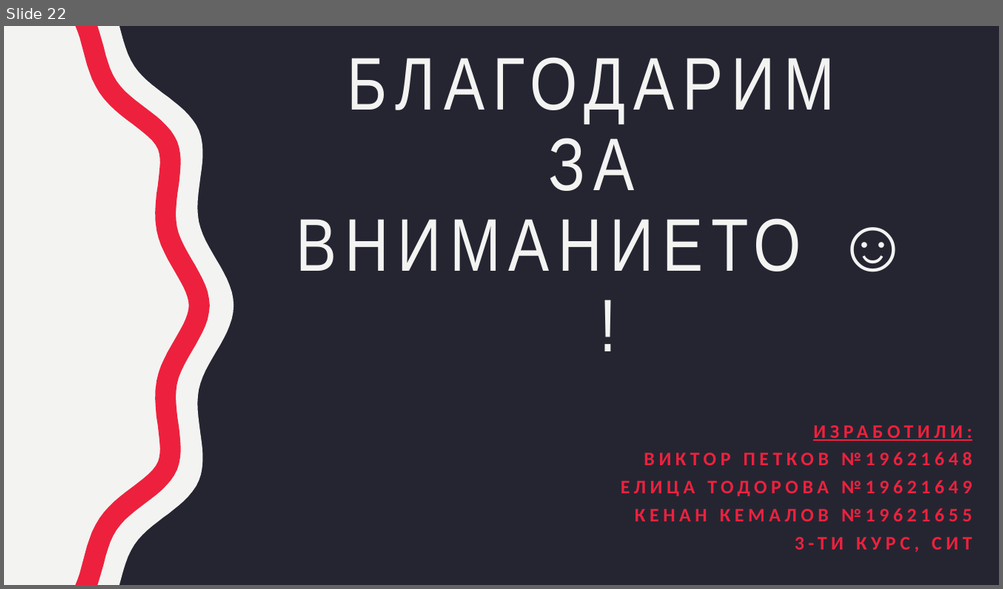
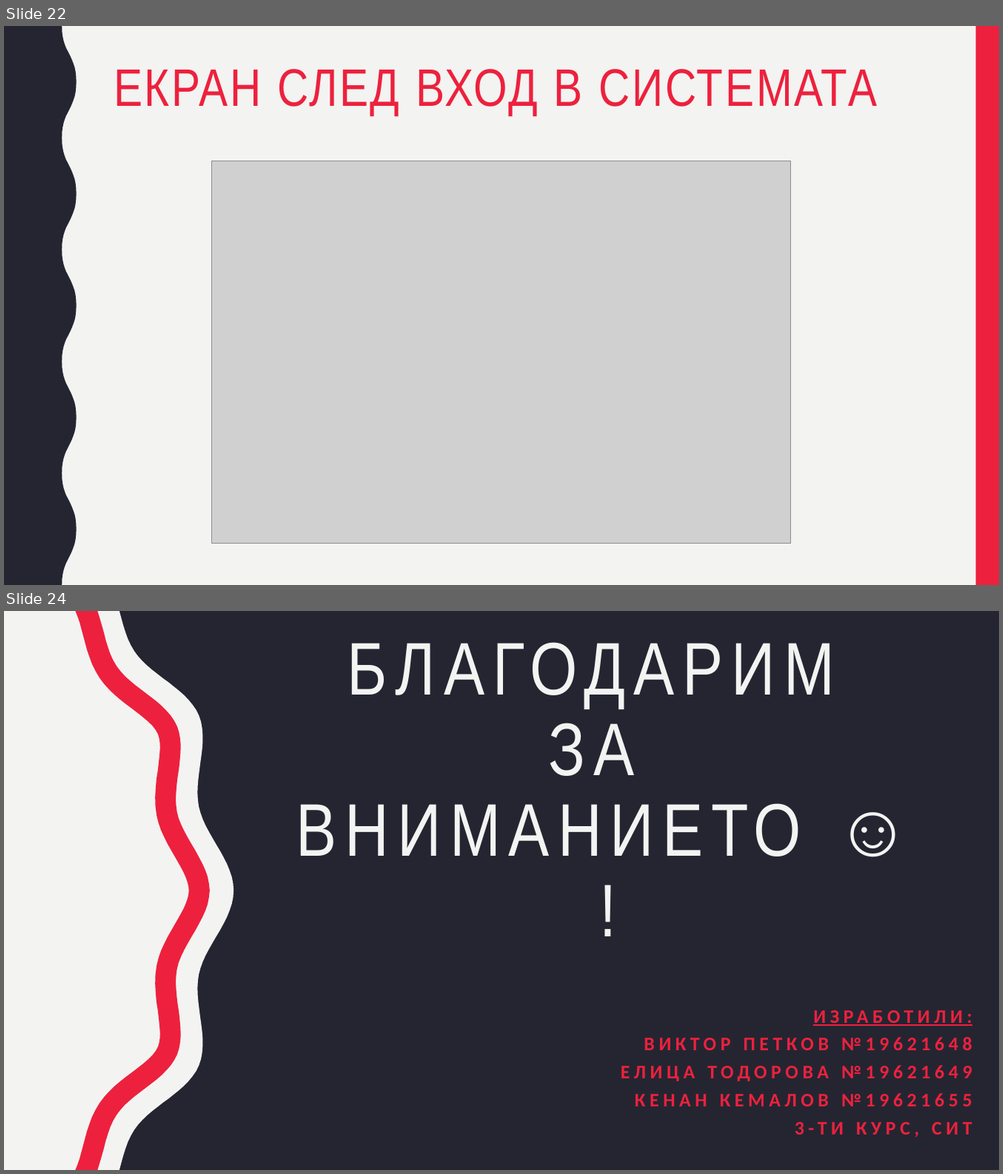
Before and after one commit to viktorpetkov000/SongStar, a slide deck: Система за избор на песен.pptx. Shown one above the other, each under a label of ours: slide 22 before the commit, slides 22 and 24 after it; the slides between them are not shown. The pictures are 1003x589 and 1003x1174 pixels, drawn with LibreOffice and Linux fonts; fonts in the diff are those of the drawing; grey boxes stand for pictures. Boxes give left, top, right and bottom in pixels: in the first picture for what was removed or moved away, otherwise in the second. Text is boxed around its words. In the diff, an @@ line names an element or a change of style, - is before the commit and + after.

```diff
--- a/Система за избор на песен.pptx
+++ b/Система за избор на песен.pptx
@@ slide 22 added at box(4, 26, 999, 585), background #F3F3F2 @@
@@ freeform shape added at box(4, 26, 77, 585), fill #252532 @@
@@ rectangle added at box(976, 26, 999, 585), fill #ED213D @@
@@ title added at box(114, 69, 876, 116), 51 pt, text #ED213D @@
+ЕКРАН СЛЕД ВХОД В СИСТЕМАТА
@@ picture added at box(212, 161, 791, 544) @@
@@ what was slide 22 is now slide 24 @@
```
Also in this commit, not shown: 3 slides changed, 3 other slides added, 2 slides removed, 1 other file.
